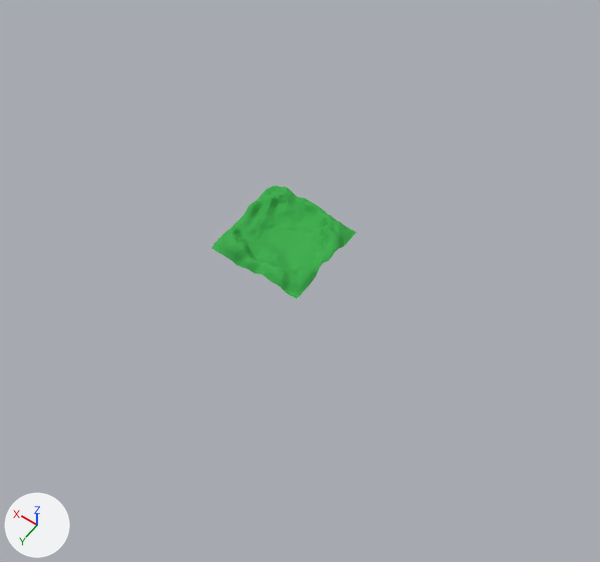
The glTF model static/terrain.glb, before and after one commit.
Rendered twice from a 50 mm camera at (-316.0, 417.0, 607.0) aimed at (-40.0, 31.0, -1.0). Lighting does not change. The marker at lower left points along +X, +Y and +Z. Where no turn or scale is listed for an object, it has been applied to the vertices.
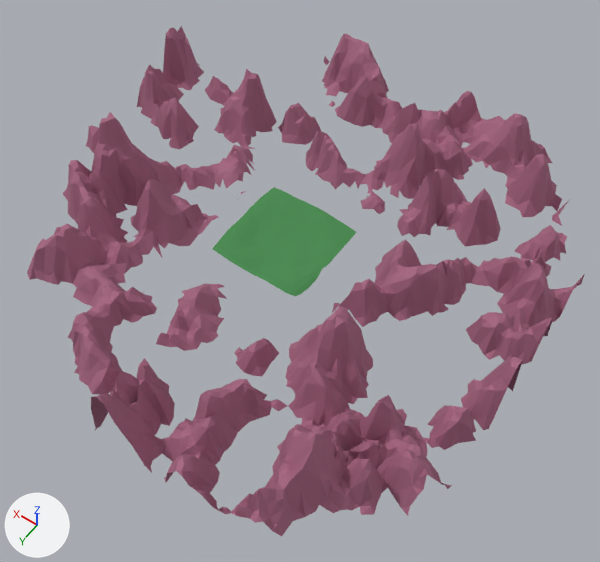
Edits to the scene script, one JSON object a line:
```json
{"op": "add", "block": "mat_material_002", "code": ["mat_material_002 = principled_material('Material.002')", "mat_material_002.base_color = (0.376, 0.129, 0.212)  # pink #a5657f", "mat_material_002.roughness = 0.794"]}
{"op": "add", "block": "me_plane_006", "code": ["me_plane_006 = bpy.data.meshes.new('Plane.006')", "me_plane_006.from_pydata(...)  # 2931 vertices, 4798 faces; spans x -253.0..253.0, y -253.0..253.0, z -6.0..88.0", "me_plane_006.materials.append(mat_material_002)  # pink #a5657f"]}
{"op": "set", "path": "ob_plane.scale", "old": "(1.0, 1.0, 1.0)", "new": "(1.0, 1.0, 0.419)"}
{"op": "add", "block": "ob_mountains", "code": ["ob_mountains = bpy.data.objects.new('Mountains', me_plane_006)", "ob_mountains.location = (0.0, 0.0, -4.2)"]}
```

Pixel boxes (x1, y1, x2, y2) of what changed, in the pictures (600 x 562 px):
```json
{"object": "Mountains", "change": "added", "after": [27, 26, 585, 536]}
{"object": "Plane", "change": "rescaled", "before": [211, 185, 357, 299], "after": [213, 187, 356, 296]}
```
